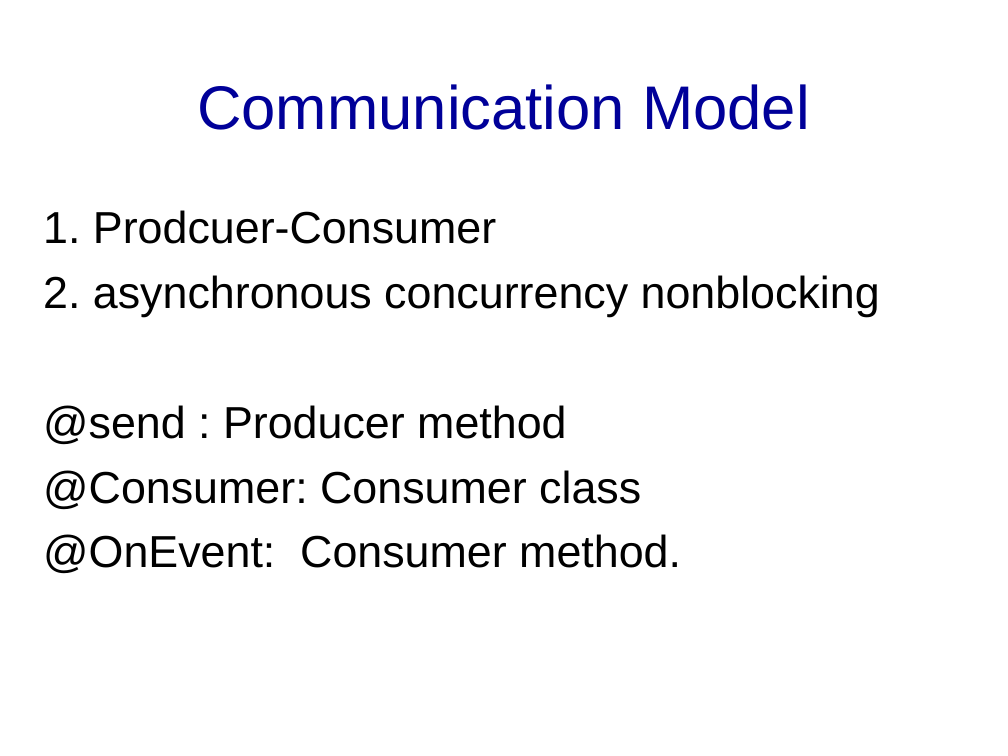
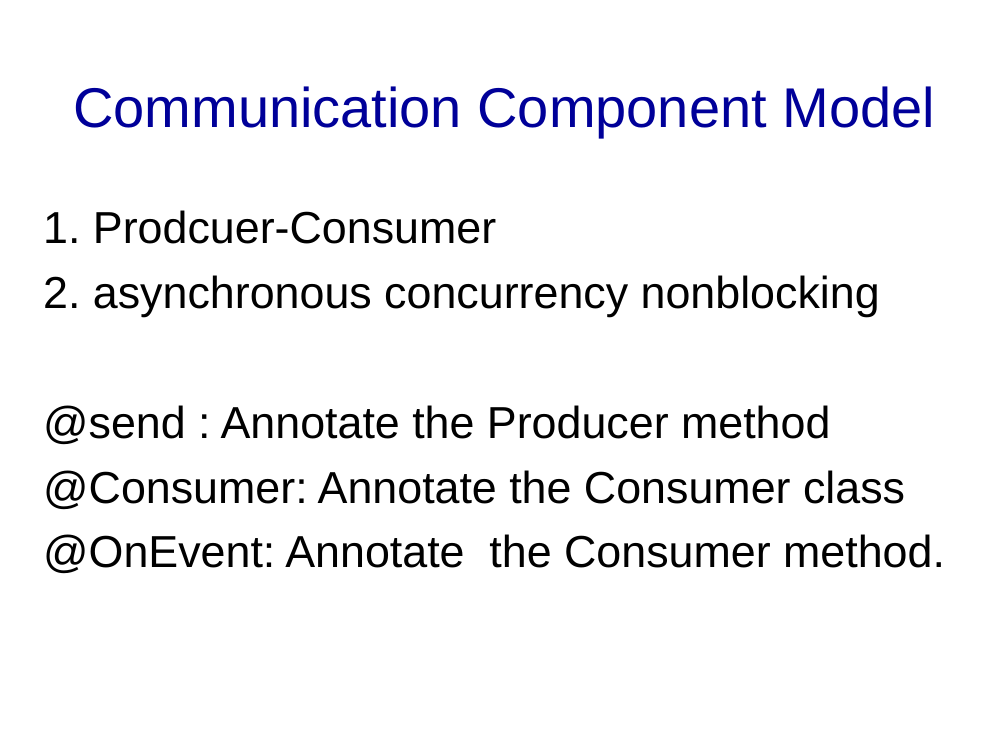
Before and after one commit to banq/banq.github.io, a slide deck: slide 17 of JdonFramework.ppt (slide 16 before the commit). Drawn at 1008x756 pixels with LibreOffice and Linux fonts; fonts in the diff are those of the drawing; background and template pictures are left out. Boxes give left, top, right and bottom in pixels: in the first picture for what was removed or moved away, otherwise in the second. Text is boxed around its words. In the diff, an @@ line names an element or a change of style, - is before the commit and + after.

```diff
--- a/JdonFramework.ppt
+++ b/JdonFramework.ppt
@@ title at (73, 86, 934, 137): text changed; size 44 to 40 pt @@
-Communication Model
+Communication Component Model
@@ text at (43, 405, 945, 574): text changed @@
-@send : Producer method
-@Consumer: Consumer class
-@OnEvent: Consumer method.
+@send : Annotate the Producer method
+@Consumer: Annotate the Consumer class
+@OnEvent: Annotate the Consumer method.
```
Also in this commit, not shown: 8 other slides changed, 5 slides added, 4 slides removed.
